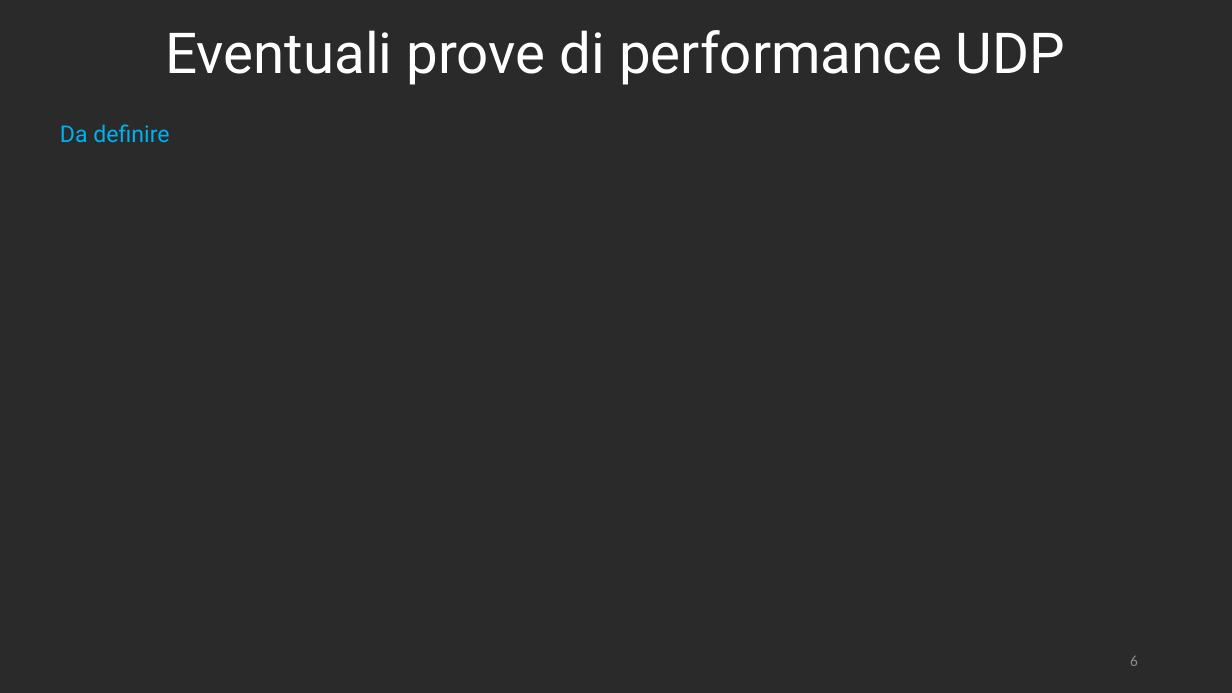
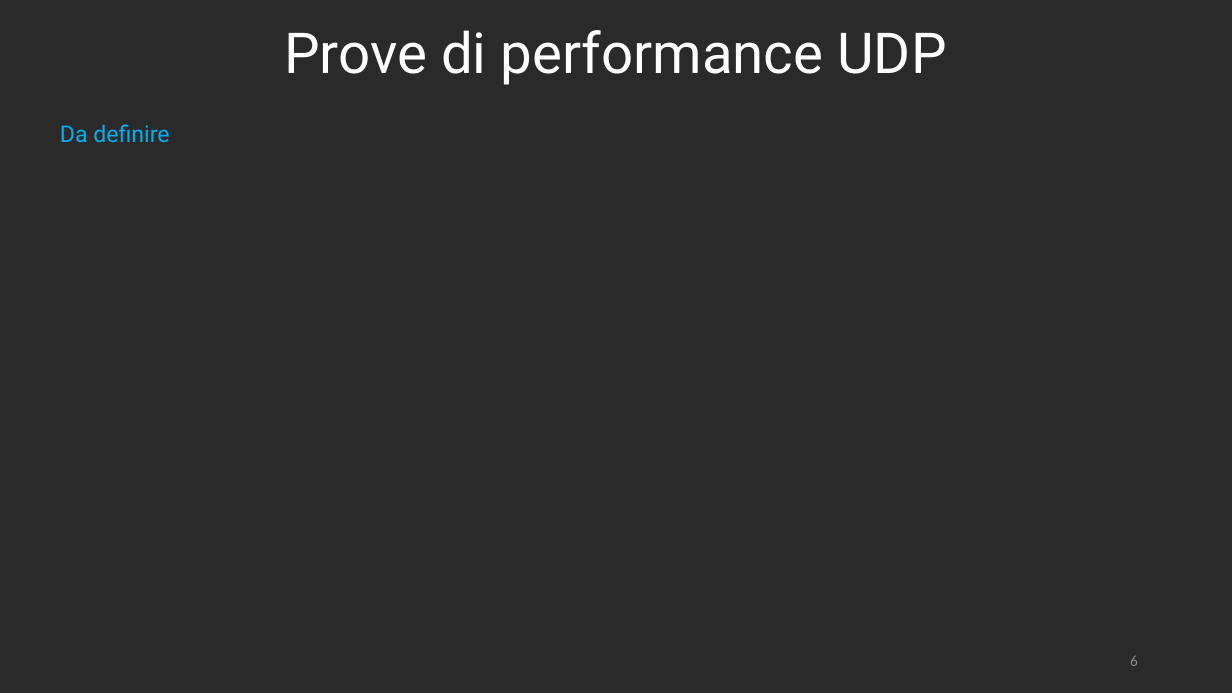
Before and after one commit to RetiCalc-Unibo/progetto3, a slide deck: slide 6 of Presentazione.pptx. Drawn at 1232x693 pixels with LibreOffice and Linux fonts; fonts in the diff are those of the drawing. Boxes give left, top, right and bottom in pixels: in the first picture for what was removed or moved away, otherwise in the second. Text is boxed around its words. In the diff, an @@ line names an element or a change of style, - is before the commit and + after.

```diff
--- a/Presentazione.pptx
+++ b/Presentazione.pptx
@@ title at [284,30,946,85]: text changed @@
-Eventuali prove di performance UDP
+Prove di performance UDP
```
Also in this commit, not shown: 2 other slides changed, 2 slides added, 1 other file.
